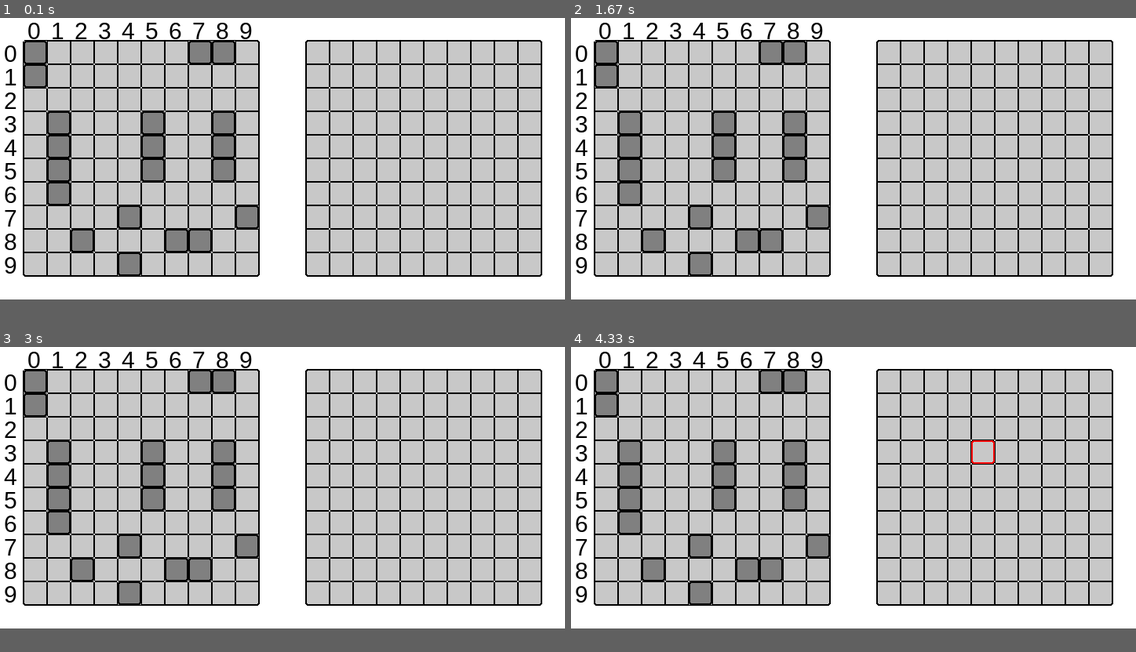
Above: before the commit, frames 1-4 (two rows, left to right).
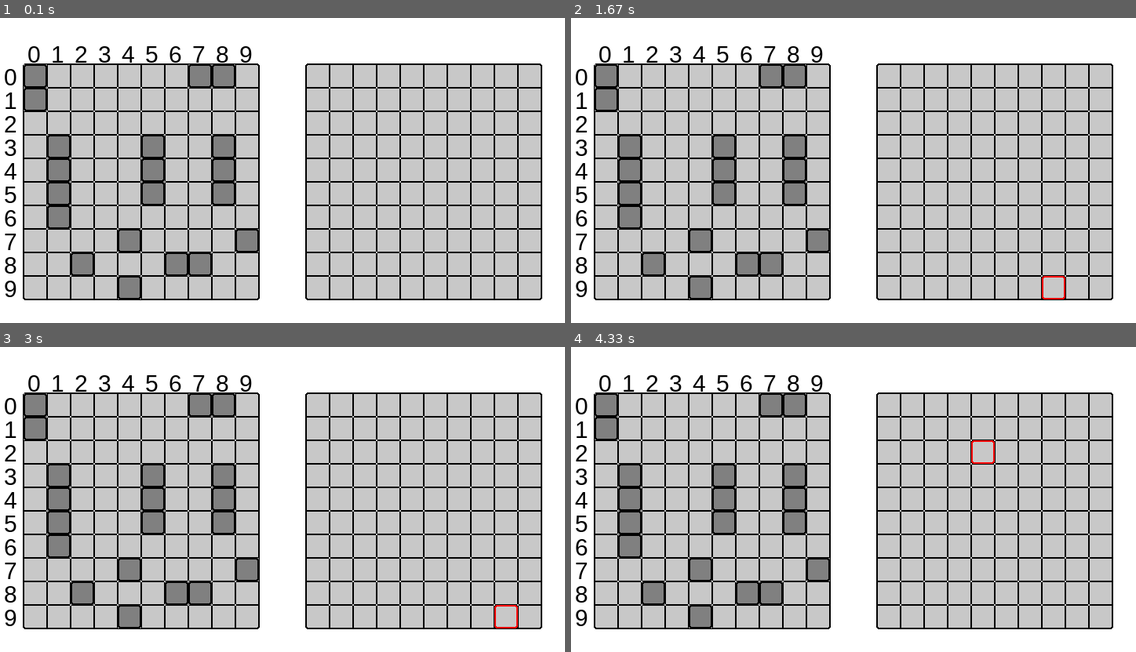
Above: after the commit, the same moments.

Repository: georgiy-nogovitsyn/battleship-game
Game: pygame game, started from pygame battleships/pygame_utils.py
The game is run twice, just before and just after one commit, with the same random seed, the same clock (stepped at 60 frames per second) and the same inputs.
Inputs (mouse positions are in pixels of both pictures, inside the frame that each line leads up to):
- Up to frame 1 (0.1 s): no input
- Up to frame 2 (1.67 s): click (1034, 161) at 0.38 s; click (859, 188) at 0.72 s; click (1062, 277) at 1.55 s
- Up to frame 3 (3 s): click (293, 395) at 1.88 s; click (497, 612) at 2.72 s
- Up to frame 4 (4.33 s): click (774, 435) at 3.05 s; click (1000, 472) at 3.38 s; click (1028, 493) at 3.72 s; click (972, 444) at 4.05 s
In our replay, the window is 720x360 before the commit and 720x390 after it. These sizes can differ from the game's own. Grey fills any space a smaller window leaves; there, only what the larger window draws over its background counts as a difference.

The runs differ from the first frame. In frame 1, 20% of the frame differs, in the area x 0-96%, y 1-93%; in frame 2, 20%; in frame 3, 20%; in frame 4, 20%.

Commit message:
added function for showing message on the top center of the screen

Diff:
--- a/pygame battleships/pygame_config.py
+++ b/pygame battleships/pygame_config.py
@@ -18,9 +18,9 @@
 
 # Settings for the game window
 WIDTH = CELL * 24  # 800
-HEIGHT = CELL * 12  # 500
+HEIGHT = CELL * 13  # 500
 
 # Offsets for correct rectangle drawing
 left_border_offset = CELL
 right_border_offset = WIDTH - CELL * 11
-top_offset = CELL
+top_offset = CELL * 2
--- a/pygame battleships/pygame_test_logic.py
+++ b/pygame battleships/pygame_test_logic.py
@@ -1,7 +1,7 @@
 import pygame
 from pygame_player import Player
 from pygame_utils import highlight_cell, get_highlighted_cell_coordinate, draw_basic_board, draw_ships, draw_water_hits, \
-    draw_board_numbers
+    draw_board_numbers, draw_pygame_message
 from pygame_config import *
 from pygame_main import Game
 from random import choice
@@ -26,6 +26,7 @@
     draw_ships(screen, comp.ships, hidden=True)
     draw_board_numbers(screen, arial_font)
     draw_board_numbers(screen, arial_font, offset=right_border_offset)
+    draw_pygame_message(screen,arial_font,'HeLLo!!1!1')
 
 
 # Creating class objects
--- a/pygame battleships/pygame_utils.py
+++ b/pygame battleships/pygame_utils.py
@@ -3,14 +3,22 @@
 import pygame_player
 
 
-def draw_board_numbers(screen, font, color=BLACK, num_offset=5, offset = left_border_offset):
-    # Top row of numbers for left board
+def draw_pygame_message(screen, font, message, top_offset=0, color=BLACK):
+    """Draws given message on the top center of screen"""
+    center = WIDTH / 2
+    pygame_font = font.render(message, True, color)
+    font_width = pygame_font.get_rect().width
+    screen.blit(pygame_font, (center - (font_width / 2), top_offset))
+
+def draw_board_numbers(screen, font, color=BLACK, num_offset=5, offset=left_border_offset):
+    """Draws row and column of numbers on the screen for better game experience. By default draws for left board"""
+    # Row of numbers
     for x in range(10):
         num = str(x)
         number_font = font.render(num, True, color)
         screen.blit(number_font, (offset + num_offset + (CELL * x), top_offset - CELL))
 
-    # Column of numbers for left board
+    # Column of numbers
     for x in range(10):
         num = str(x)
         number_font = font.render(num, True, color)
@@ -80,7 +88,7 @@
     return cell
 
 
-def draw_ships(screen, ships, offset_x=left_border_offset, offset_y=top_offset, hidden = False):
+def draw_ships(screen, ships, offset_x=left_border_offset, offset_y=top_offset, hidden=False):
     """Draws ships on board. If hidden = True draws only damaged cells on the right board"""
     if hidden:
         offset_x = right_border_offset
@@ -96,11 +104,12 @@
                 pygame.draw.rect(screen, (0, 0, 0), [(CELL * x) + offset_x, (CELL * y) + offset_y, CELL, CELL], width=2,
                                  border_radius=3)
 
-def draw_water_hits(screen, field, offset_x = left_border_offset, offset_y = top_offset, cell_color = WATER_HIT):
+
+def draw_water_hits(screen, field, offset_x=left_border_offset, offset_y=top_offset, cell_color=WATER_HIT):
     for cell in field:
         x, y = cell
         status = field[cell]
-        if status == 0: # Draw only for damaged field
+        if status == 0:  # Draw only for damaged field
             pygame.draw.rect(screen, cell_color, [(CELL * x) + offset_x, (CELL * y) + offset_y, CELL, CELL],
                              border_radius=4)
             pygame.draw.rect(screen, (0, 0, 0), [(CELL * x) + offset_x, (CELL * y) + offset_y, CELL, CELL], width=2,
@@ -129,7 +138,7 @@
         draw_basic_board(screen)
         draw_board_numbers(screen, arial_font)
         draw_ships(screen, player.ships)
-        draw_ships(screen,comp.ships, hidden=True)
+        draw_ships(screen, comp.ships, hidden=True)
 
         for event in pygame.event.get():
             if event.type == pygame.QUIT:
